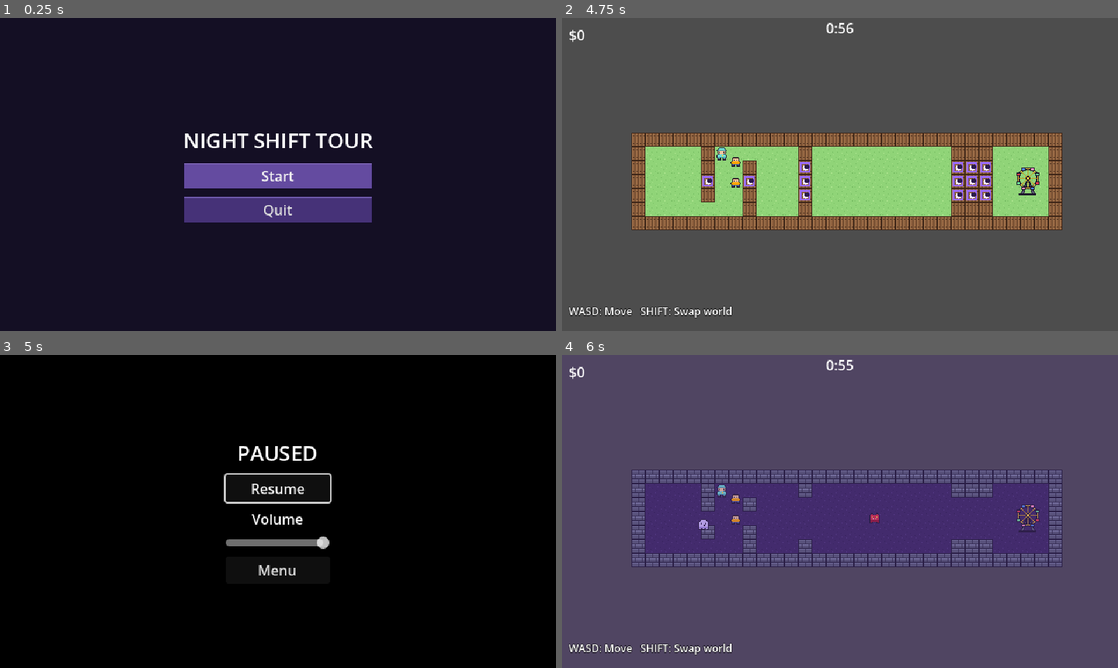
Above: before the commit, frames 1-4 (two rows, left to right).
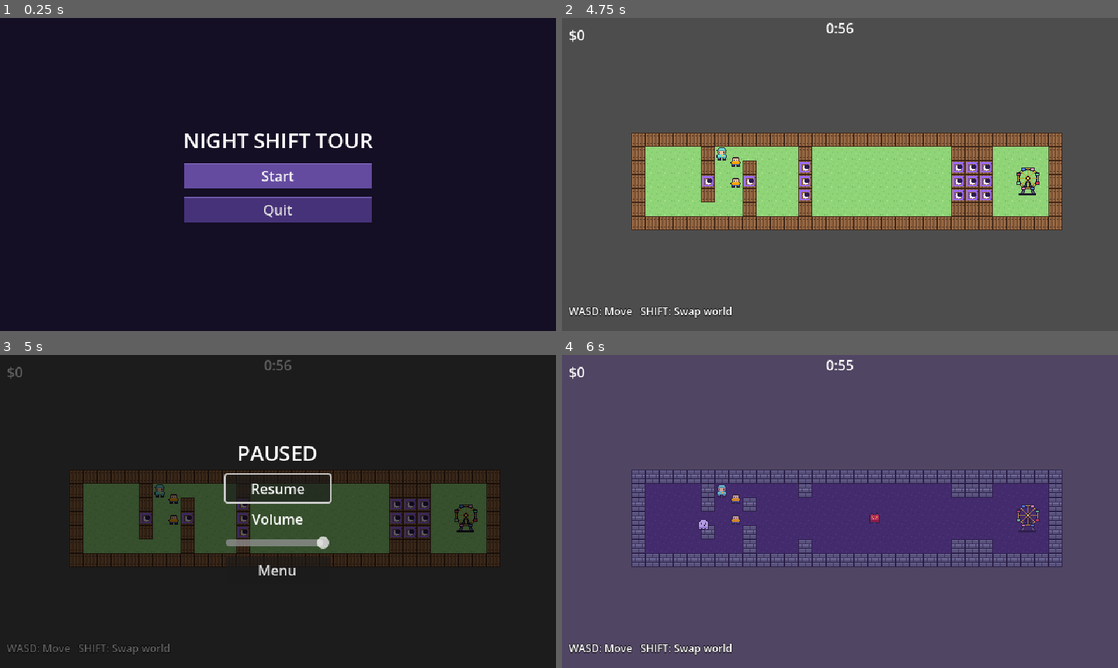
Above: after the commit, the same moments.

Repository: jonjud/night-shift-tour
Game: Godot game, scene res://scenes/main_menu.tscn
The game is run twice, just before and just after one commit, with the same random seed, the same clock (stepped at 60 frames per second) and the same inputs.
Inputs:
- Up to frame 1 (0.25 s): no input
- Up to frame 2 (4.75 s): click "Start" at 0.5 s; tap Enter at 1.25 s; hold D (move_right) 1.28-2.03 s; hold Shift (shift_world) 1.28-2.03 s; tap R (restart) at 2, 2.75, 4.25 s; hold S (move_down) 2.03-2.78 s; tap Shift (shift_world) at 2.1, 3.6 s; hold D (move_right) 2.78-3.53 s; hold Shift (shift_world) 2.78-3.53 s; hold W (move_up) 3.53-4.28 s; hold A (move_left) from 4.28 s (still down); hold Shift (shift_world) from 4.28 s (still down)
- Up to frame 3 (5 s): keep holding A (move_left); keep holding Shift (shift_world); tap Escape (pause) at 4.9 s
- Up to frame 4 (6 s): release A (move_left) at 5 s; release Shift (shift_world) at 5 s; click "Resume" at 5 s; tap R (restart) at 5.75 s; hold A (move_left) from 5.78 s (still down); tap Shift (shift_world) at 5.85 s

Frames 1-2 are identical in both runs. In frame 3, 94% of the frame differs, in the area x 0-100%, y 0-100%; in frame 4, nothing differs.

Commit message:
Chunk 28a: load map tiles from levels/level_01.txt

Diff:
--- a/scenes/pause_menu.tscn
+++ b/scenes/pause_menu.tscn
@@ -22,7 +22,7 @@
 anchor_bottom = 1.0
 grow_horizontal = 2
 grow_vertical = 2
-color = Color(0, 0, 0, 1)
+color = Color(0, 0, 0, 0.627451)
 
 [node name="Center" type="CenterContainer" parent="Root" unique_id=206613851]
 layout_mode = 1
@@ -44,8 +44,7 @@
 
 [node name="ResumeButton" type="Button" parent="Root/Center/VBox" unique_id=1860010141]
 layout_mode = 2
-text = "Resume
-"
+text = "Resume"
 
 [node name="VolumeLabel" type="Label" parent="Root/Center/VBox" unique_id=272911791]
 layout_mode = 2
--- a/scripts/main.gd
+++ b/scripts/main.gd
@@ -9,6 +9,17 @@
 	"coin": preload("res://assets/audio/coin.wav"),
 	"blocked": preload("res://assets/audio/blocked.wav"),
 }
+
+const ORIGIN := Vector2i(-15, -3)  # same as tools/build.gd
+# char -> [day atlas, night atlas] | day: 0 floor 1 wall 4 moon gate | night: 2 floor 3 wall 5 sun gate
+const TILES := {
+	"#": [1, 3],  # wall in both worlds
+	".": [0, 2],  # floor in both worlds
+	"n": [4, 2],  # closed by day / open at night
+	"d": [0, 5],  # open by day / closed at night
+}
+
+@export var level_path := "res://levels/level01.txt"
 
 @onready var day_layer : TileMapLayer = $DayLayer
 @onready var night_layer : TileMapLayer = $NightLayer
@@ -27,6 +38,7 @@
 var shift_over := false
 
 func _ready() -> void:
+	_load_level()
 	#always starting in day , no matter the inspector says
 	_apply_world()
 
@@ -65,6 +77,27 @@
 		_shift_flash(is_night)
 		_play_sfx("shift")
 		print("Shifted! is_night = ", is_night)
+
+# read ASCII level file and paint both tile layers
+func _load_level() -> void:
+	var f := FileAccess.open(level_path, FileAccess.READ)
+	if f == null:
+		push_error("Level not found: " + level_path)
+		return
+	day_layer.clear()
+	night_layer.clear()
+	var row := 0
+	while not f.eof_reached():
+		var line := f.get_line().trim_suffix("\r")
+		if line == "":
+			continue
+		for col in line.length():
+			# unknown chars (P, G ... in 28b) count as floor for now
+			var pair: Array = TILES.get(line[col], TILES["."])
+			var cell := Vector2i(col, row) + ORIGIN
+			day_layer.set_cell(cell, 0, Vector2i(pair[0], 0))
+			night_layer.set_cell(cell, 0, Vector2i(pair[1], 0))
+		row += 1
 
 func _apply_world() -> void:
 	# HAVE TO SET BOTH VISINIL AND ENABLE-Y
Not shown, changed: export_presets.cfg
Not shown, added: levels/level01.txt
